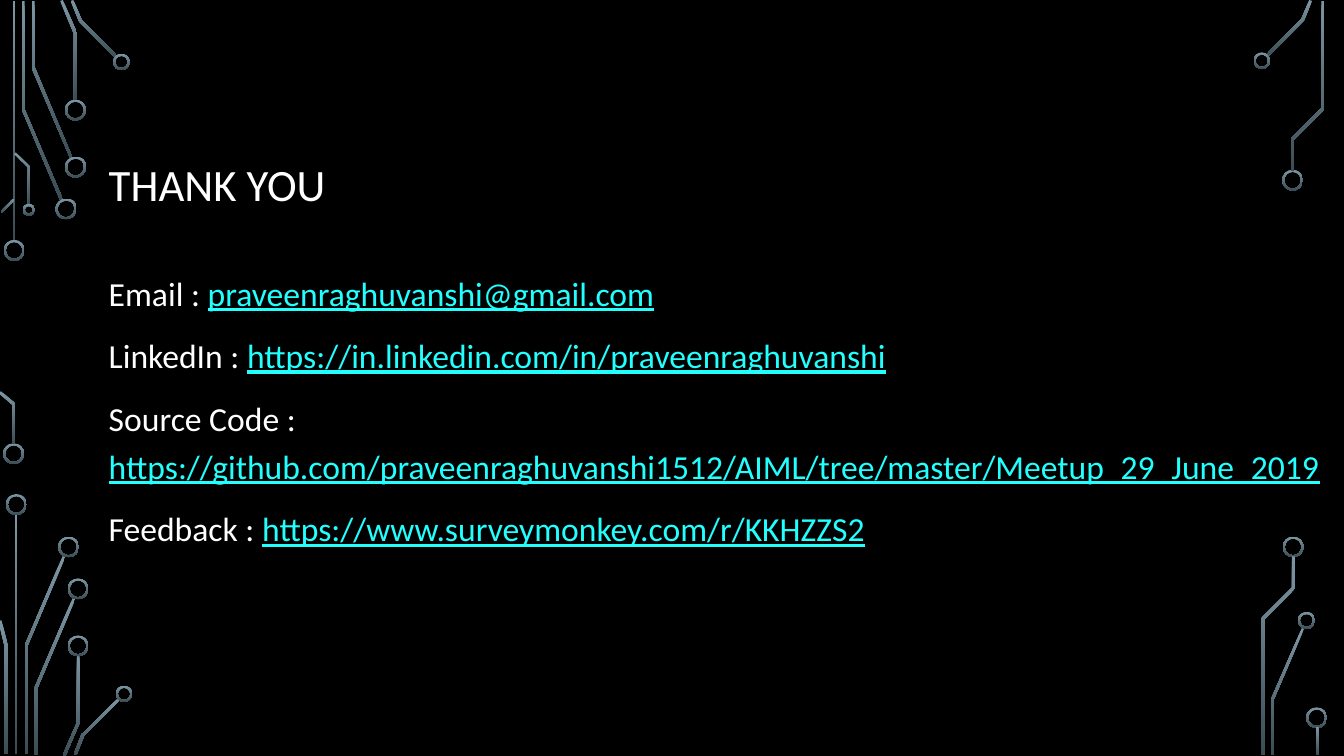
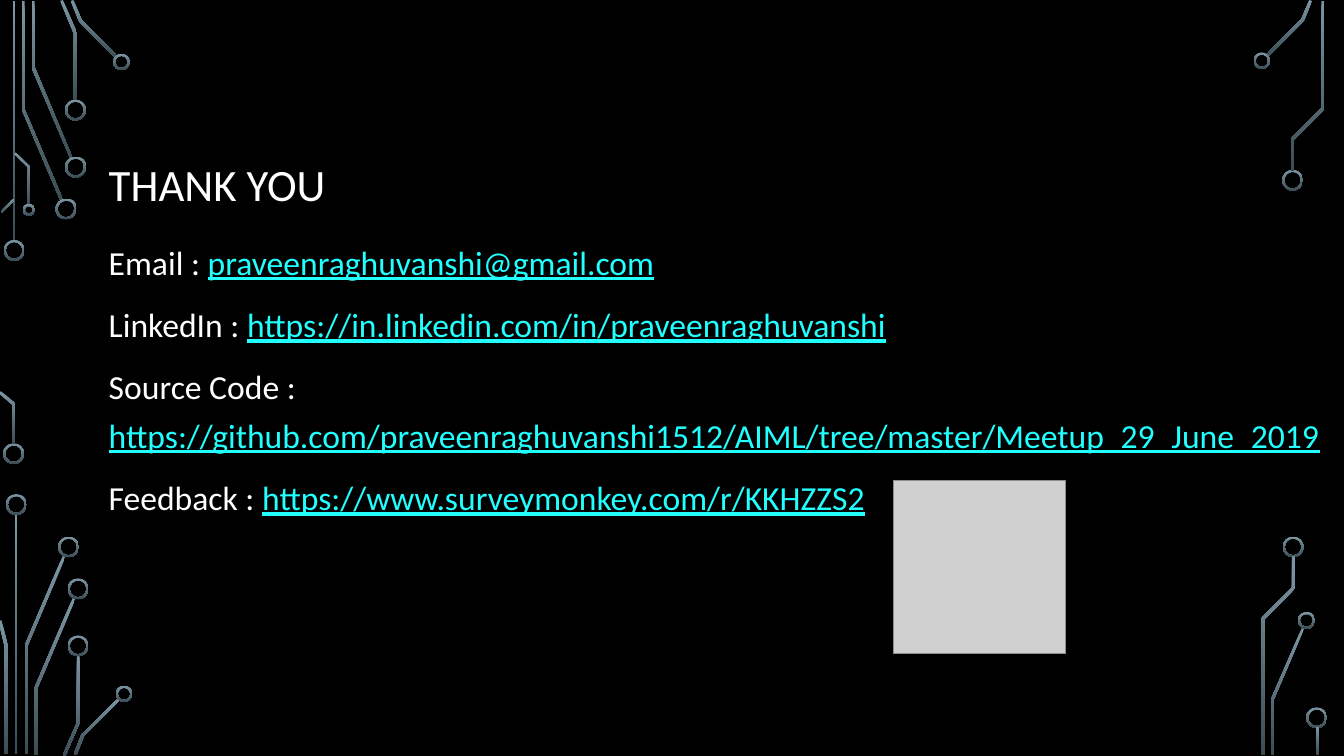
Before and after one commit to praveenraghuvanshi1512/AIML, a slide deck: slide 23 of Meetup_29_June_2019/Praveen_ML_Net_Shared.pptx. Drawn at 1344x756 pixels with LibreOffice and Linux fonts; fonts in the diff are those of the drawing; grey boxes stand for pictures; background and template pictures are left out. Boxes give left, top, right and bottom in pixels: in the first picture for what was removed or moved away, otherwise in the second. Text is boxed around its words. In the diff, an @@ line names an element or a change of style, - is before the commit and + after.

Commit message:
Added scan code for Feedback

```diff
--- a/Meetup_29_June_2019/Praveen_ML_Net_Shared.pptx
+++ b/Meetup_29_June_2019/Praveen_ML_Net_Shared.pptx
@@ text "Email : praveenraghuvanshi@gmail.com": place and size @@
-text "Email : praveenraghuvanshi@gmail.com" at bbox=[109, 282, 1319, 547]
+text "Email : praveenraghuvanshi@gmail.com" at bbox=[109, 251, 1319, 516]
@@ picture added at bbox=[893, 480, 1066, 653] @@
```
